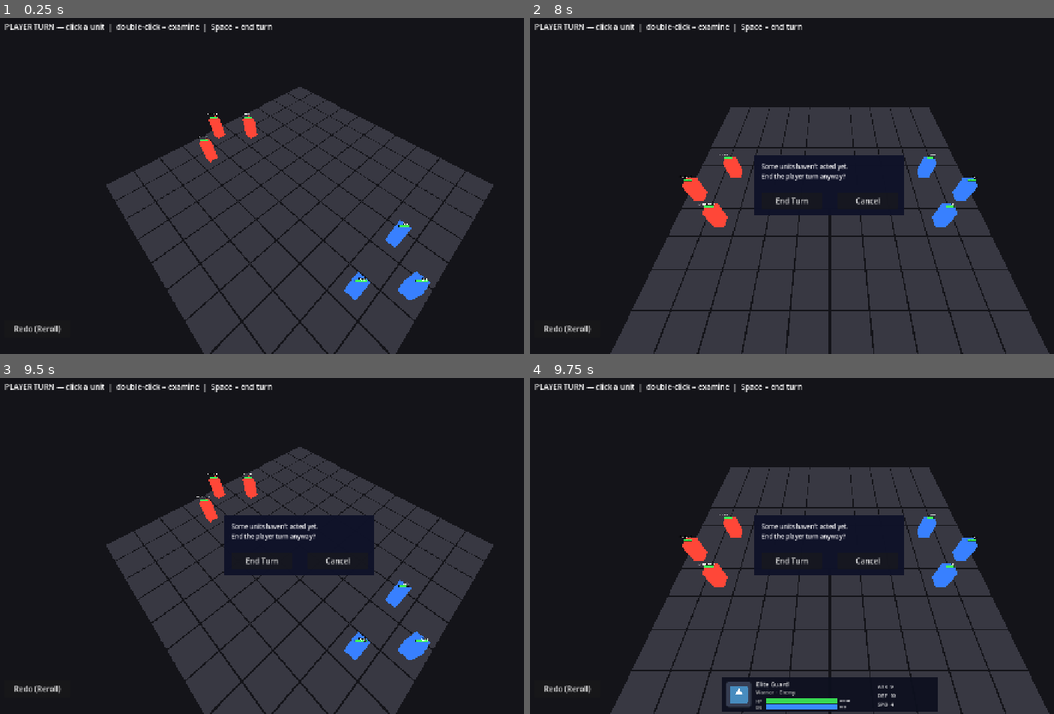
Above: before the commit, frames 1-4 (two rows, left to right).
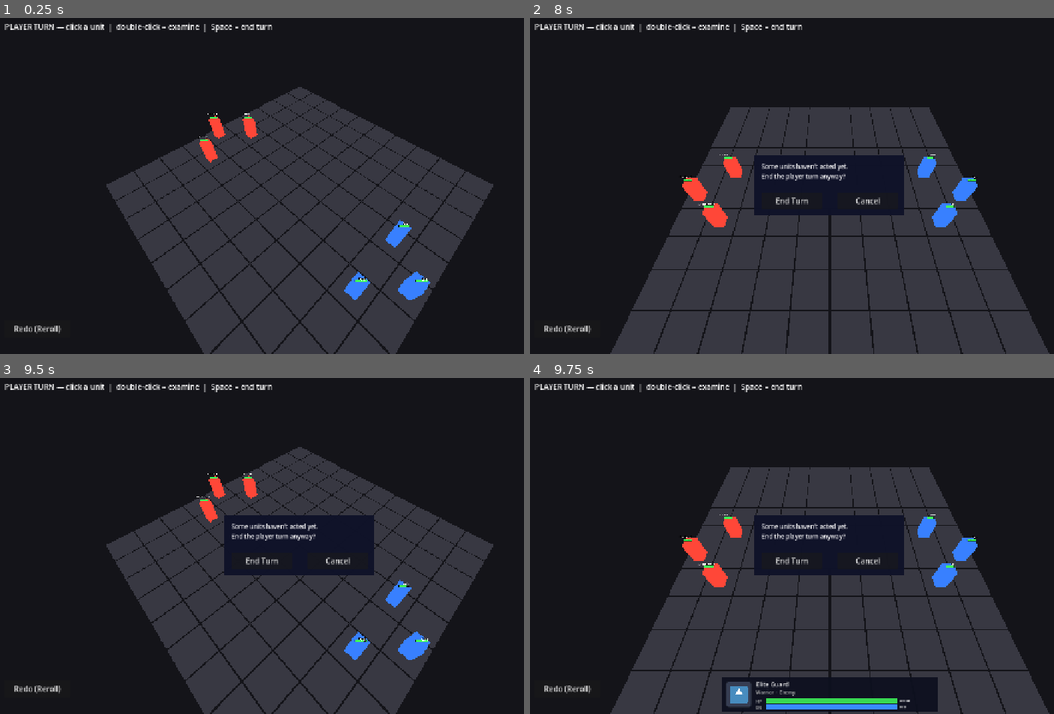
Above: after the commit, the same moments.

Repository: caleb-the-dev/RogueFinder
Game: Godot game, scene res://main.tscn
Two runs of this game, one before a commit and one after it. Both use one fixed random seed, a clock stepped at 60 frames per second and the inputs below. The engine's default icon, where the game draws it, is replaced by a stand-in: a white triangle on a blue panel in a dark square.
Inputs (mouse positions are in pixels of both pictures, inside the frame that each line leads up to):
- Up to frame 1 (0.25 s): no input
- Up to frame 2 (8 s): click "Redo (Reroll)" at 0.5 s; tap A at 1.25, 5.75 s; move the mouse to (959, 169) at 1.27 s; tap Q at 1.35, 4.35, 7.35 s; click (959, 169) at 1.42 s; tap Space at 1.52, 2.75, 3.02, 4.25, 4.52, 6.02, 6.77 s; click "End Turn" at 2 s; move the mouse to (708, 202) at 2.77 s; hold A 2.78-3.53 s; tap E at 2.85, 5.85 s; tap Enter at 3.5 s; move the mouse to (891, 112) at 3.52 s; tap M at 3.6, 6.6 s; move the mouse to (802, 253) at 4.27 s; click (802, 253) at 4.42 s; click "Cancel" at 5 s; move the mouse to (1012, 236) at 5.77 s; hold A from 5.78 s (still down); move the mouse to (650, 135) at 6.52 s; move the mouse to (860, 186) at 7.27 s; click (860, 186) at 7.42 s
- Up to frame 3 (9.5 s): move the mouse to (209, 462) at 8.02 s; release A at 8.03 s; tap E at 8.1 s; tap Space at 8.27, 9.02 s; move the mouse to (429, 529) at 8.77 s; tap M at 8.85 s
- Up to frame 4 (9.75 s): move the mouse to (708, 562) at 9.52 s; tap Q at 9.6 s; click (708, 562) at 9.67 s

Frames 1-3 are identical in both runs. In frame 4, 0.4% of the frame differs, in the area x 58-73%, y 91-99%.

Commit message:
Fix StatPanel blank content; remove ATK/DEF/SPD from UnitInfoBar
StatPanel: RichTextLabel was set to size.y=0 which overrides fit_content
and makes all text invisible. Switched to custom_minimum_size for width
constraint only, letting fit_content grow the height naturally.

UnitInfoBar: removed ATK/DEF/SPD stats column per design decision (attack
value will vary by ability, defense/speed not relevant at a glance).
Widened bars from 152→280px to use the freed space.

Co-Authored-By: Claude Sonnet 4.6 <noreply@anthropic.com>

Diff:
--- a/rogue-finder/scripts/ui/StatPanel.gd
+++ b/rogue-finder/scripts/ui/StatPanel.gd
@@ -68,8 +68,10 @@
 	_rtl = RichTextLabel.new()
 	_rtl.bbcode_enabled = true
 	_rtl.fit_content    = true
-	# Width fills the scroll area minus scrollbar room
-	_rtl.size = Vector2(_scroll.size.x - 16.0, 0.0)
+	# Constrain width so text wraps; let fit_content grow the height naturally.
+	# Do NOT set size.y — overriding it to 0 defeats fit_content and hides all text.
+	_rtl.custom_minimum_size = Vector2(PANEL_W - 28.0, 0.0)
+	_rtl.size_flags_horizontal = Control.SIZE_EXPAND_FILL
 	_rtl.add_theme_font_size_override("normal_font_size", 12)
 	_scroll.add_child(_rtl)
 
--- a/rogue-finder/scripts/ui/UnitInfoBar.gd
+++ b/rogue-finder/scripts/ui/UnitInfoBar.gd
@@ -4,13 +4,13 @@
 ## --- UnitInfoBar ---
 ## Condensed unit info strip at the bottom-center of the screen.
 ## Shown on single-click of any unit (player or enemy). Hidden on deselect.
-## Displays: portrait, name/class, HP bar, energy bar, ATK/DEF/SPD.
+## Displays: portrait, name/class, HP bar, energy bar.
 ## Layer 4: above world, below StatPanel (layer 8) and QTE (layer 10).
 
 const PANEL_W: float   = 460.0
 const PANEL_H: float   = 76.0
 const PORTRAIT_SZ: float = 56.0
-const BAR_W: float     = 152.0
+const BAR_W: float     = 280.0
 const BAR_H: float     = 9.0
 
 var _panel: ColorRect        = null
@@ -23,7 +23,6 @@
 var _en_bg: ColorRect        = null
 var _en_fill: ColorRect      = null
 var _en_text: Label          = null
-var _stats_lbl: Label        = null
 
 func _ready() -> void:
 	layer = 4
@@ -82,13 +81,6 @@
 	_en_fill = _make_bar_fill(bar_x + 22.0, 60.0, Color(0.22, 0.55, 1.0))
 	_en_text = _make_bar_text(num_x + 22.0, 58.0)
 
-	# ATK / DEF / SPD stats (right side)
-	_stats_lbl = Label.new()
-	_stats_lbl.position = Vector2(PANEL_W - 128.0, 14.0)
-	_stats_lbl.size     = Vector2(120.0, 50.0)
-	_stats_lbl.add_theme_font_size_override("font_size", 11)
-	_panel.add_child(_stats_lbl)
-
 ## --- Helper builders ---
 
 func _make_prefix(text: String, x: float, y: float) -> Label:
@@ -139,8 +131,6 @@
 		else d.archetype_id.replace("_", " ").capitalize()
 	_class_lbl.text = "%s  ·  %s" % [d.unit_class, ("Player" if d.is_player_unit else "Enemy")]
 
-	_stats_lbl.text = "ATK  %d\nDEF  %d\nSPD  %d" % [d.attack, d.defense, d.speed]
-
 	_refresh_bars(unit)
 	visible = true
 
